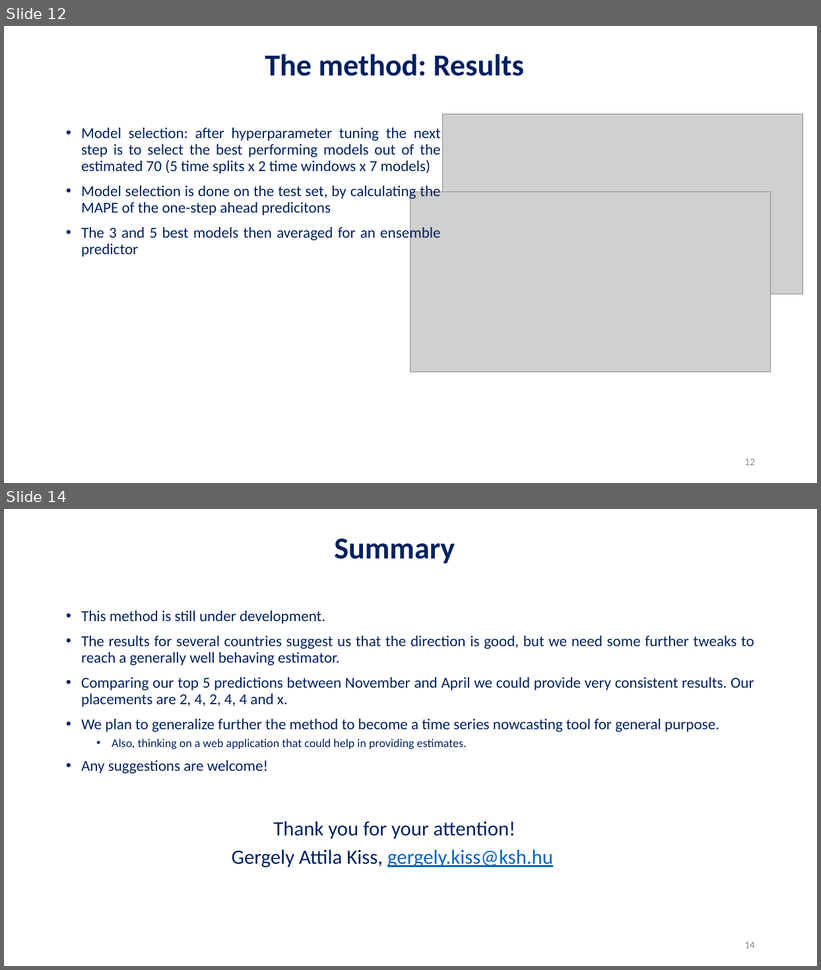
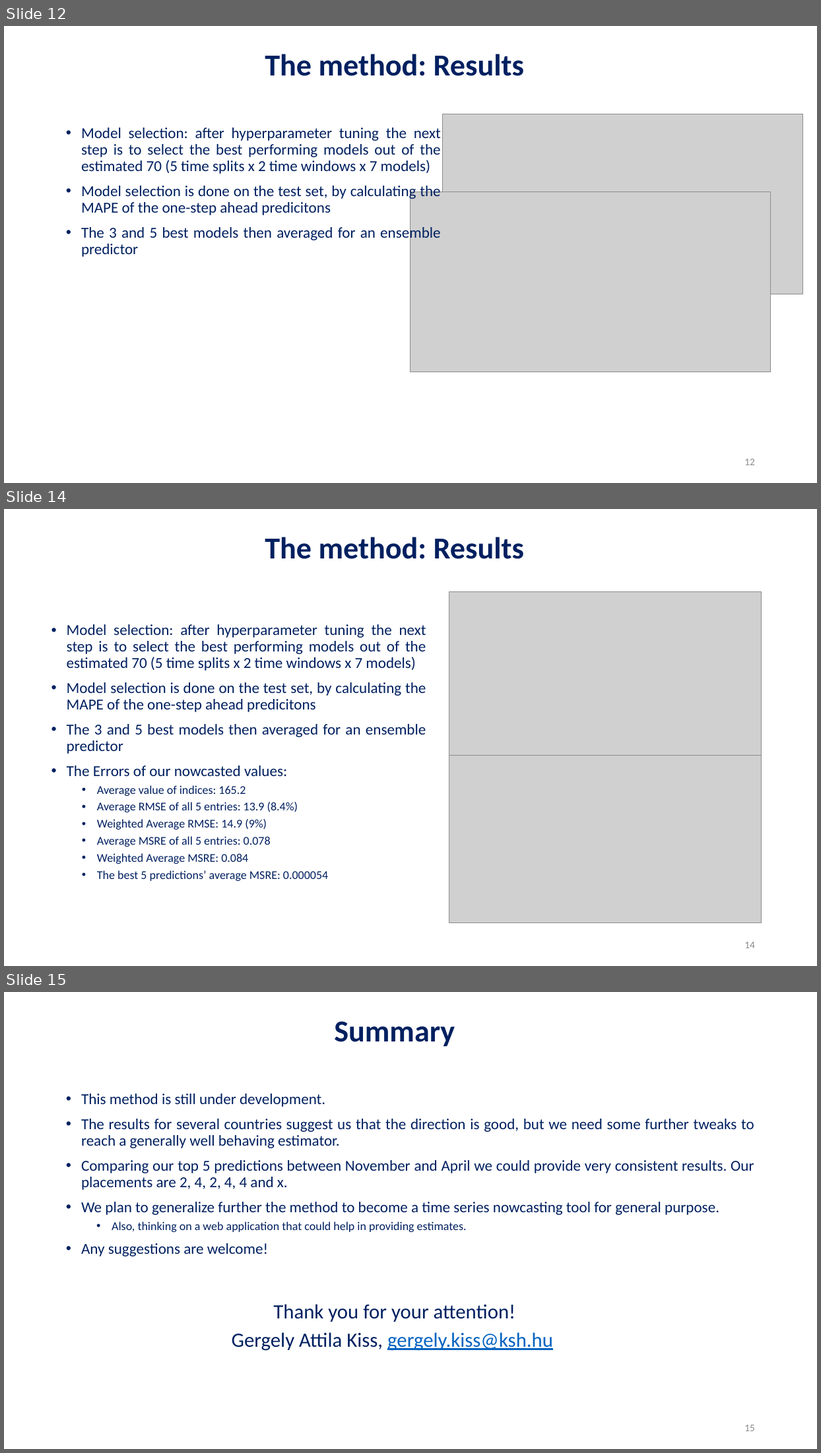
Before and after one commit to gergelyattilakiss/GASP, a slide deck: GASP_Gergely-Attila-Kiss.pptx. Shown one above the other, each under a label of ours: slides 12 and 14 before the commit, slides 12, 14 and 15 after it; the slides between them are not shown. The pictures are 821x970 and 821x1453 pixels, drawn with LibreOffice and Linux fonts; fonts in the diff are those of the drawing; grey boxes stand for pictures; background and template pictures are left out. Boxes give left, top, right and bottom in pixels: in the first picture for what was removed or moved away, otherwise in the second. Text is boxed around its words. In the diff, an @@ line names an element or a change of style, - is before the commit and + after.

```diff
--- a/GASP_Gergely-Attila-Kiss.pptx
+++ b/GASP_Gergely-Attila-Kiss.pptx
@@ slide 14 added at [4,509,817,966], background picture (left out) @@
@@ text added at [265,537,524,559], 36 pt, text #002060, bold @@
+The method: Results
@@ picture added at [450,592,762,755] @@
@@ text added at [67,625,426,881], 18 pt, text #002060 @@
+• Model selection: after hyperparameter tuning the next step is to select the best performing models out of the estimated 70 (5 time splits x 2 time windows x 7 models)
+• Model selection is done on the test set, by calculating the MAPE of the one-step ahead predicitons
+• The 3 and 5 best models then averaged for an ensemble predictor
+• The Errors of our nowcasted values:
+  • Average value of indices: 165.2
+  • Average RMSE of all 5 entries: 13.9 (8.4%)
+  • Weighted Average RMSE: 14.9 (9%)
+  • Average MSRE of all 5 entries: 0.078
+  • Weighted Average MSRE: 0.084
+  • The best 5 predictions’ average MSRE: 0.000054
@@ picture added at [450,755,762,923] @@
@@ page number added at [745,942,755,949], 12 pt, text #8C8C8C @@
+14
@@ what was slide 14 is now slide 15 @@
@@ page number at [745,1425,755,1432]: text changed @@
-14
+15
```
Also in this commit, not shown: 4 slides changed, 29 other files.
